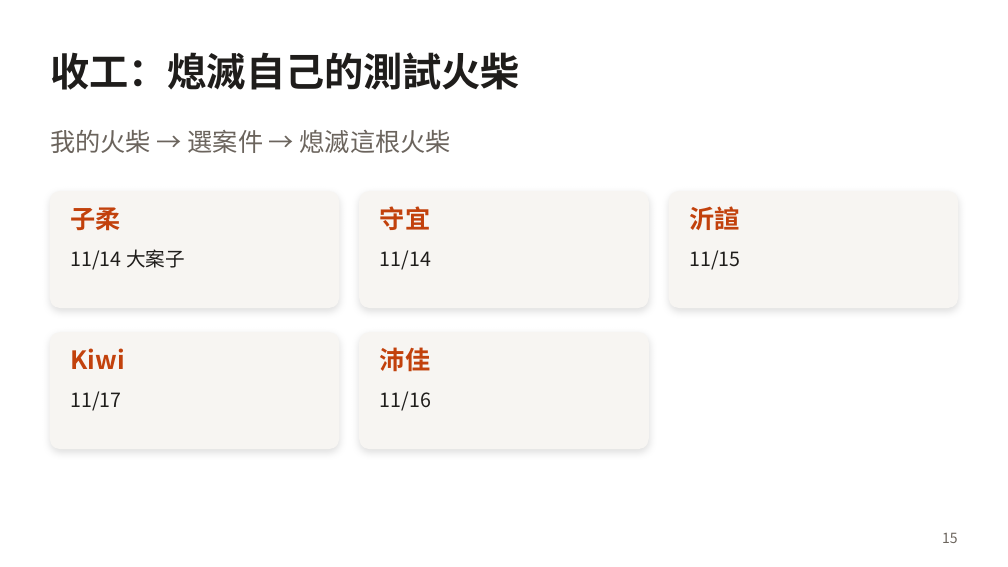
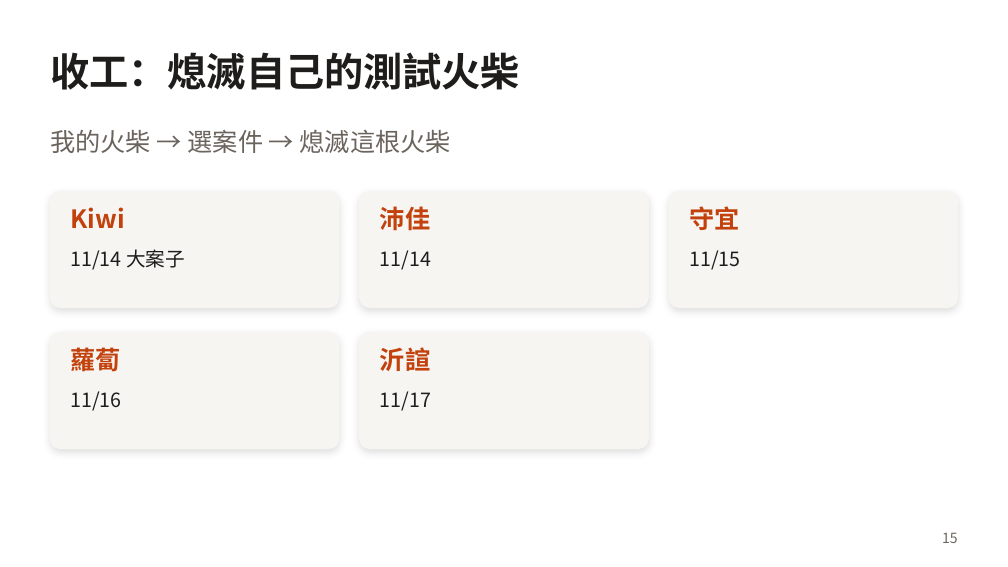
Before and after one commit to ababaa2abbb-huochai/huochai-app, a slide deck: slide 15 of docs/briefing/huochai-briefing-30min.pptx. Drawn at 1008x567 pixels with LibreOffice and Linux fonts; fonts in the diff are those of the drawing. Boxes give left, top, right and bottom in pixels: in the first picture for what was removed or moved away, otherwise in the second. Text is boxed around its words. In the diff, an @@ line names an element or a change of style, - is before the commit and + after.

```diff
--- a/docs/briefing/huochai-briefing-30min.pptx
+++ b/docs/briefing/huochai-briefing-30min.pptx
@@ text at box(71, 207, 125, 228): text changed @@
-子柔
+Kiwi
@@ text at box(380, 206, 430, 231): text changed @@
-守宜
+沛佳
@@ text at box(689, 206, 739, 230): text changed @@
-沂諠
+守宜
@@ text at box(71, 344, 121, 376): text changed @@
-Kiwi
+蘿蔔
@@ text at box(380, 347, 430, 371): text changed @@
-沛佳
+沂諠
@@ text at box(71, 391, 122, 411): text changed @@
-11/17
+11/16
@@ text at box(380, 391, 431, 411): text changed @@
-11/16
+11/17
```
Also in this commit, not shown: 5 other slides changed, 2 other files.
